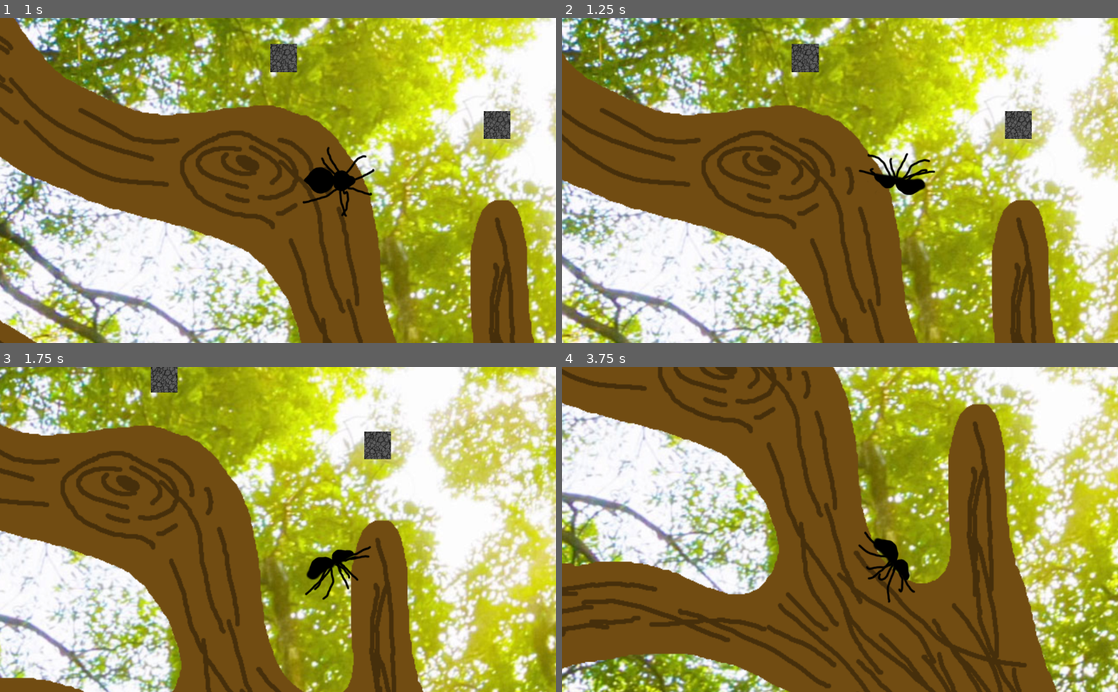
Above: before the commit, frames 1-4 (two rows, left to right).
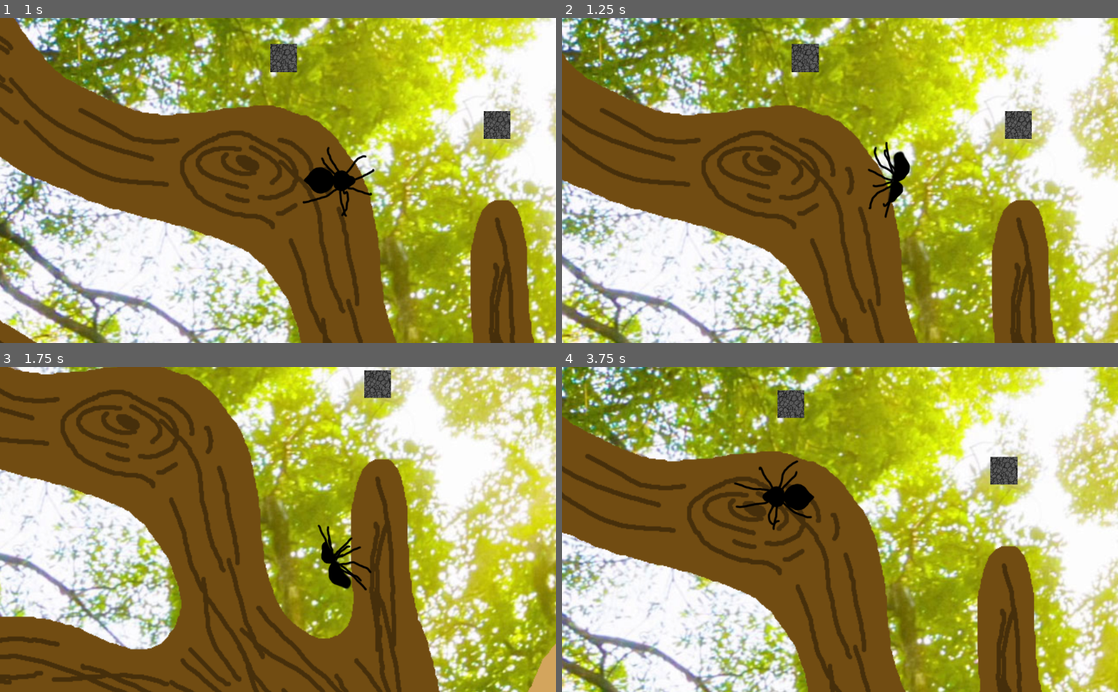
Above: after the commit, the same moments.

Repository: MarmotaGames/aracnotopia
Game: Godot game, scene res://levels/main/main.tscn
Two runs of this game, one before a commit and one after it. Both use one fixed random seed, a clock stepped at 60 frames per second and the inputs below.
Inputs (mouse positions are in pixels of both pictures, inside the frame that each line leads up to):
- Up to frame 1 (1 s): tap Enter at 0.5 s; move the mouse to (400, 164) at 0.52 s; hold Right (ui_right) from 0.53 s (still down); tap L (dropFromWeb) at 0.6 s; click (400, 164) at 0.67 s
- Up to frame 2 (1.25 s): keep holding Right (ui_right)
- Up to frame 3 (1.75 s): move the mouse to (166, 545) at 1.27 s; release Right (ui_right) at 1.28 s; hold Down (ui_down) from 1.28 s (still down); tap Ctrl (attachOrDetachFromArea) at 1.35 s; tap L (dropFromWeb) at 1.55 s
- Up to frame 4 (3.75 s): move the mouse to (895, 458) at 2.02 s; release Down (ui_down) at 2.03 s; hold Right (ui_right) 2.03-2.78 s; tap L (dropFromWeb) at 2.1, 3.05, 3.6 s; move the mouse to (812, 594) at 2.77 s; hold Up (ui_up) 2.78-3.53 s; click (812, 594) at 2.85 s; move the mouse to (1006, 578) at 3.52 s; hold Left (ui_left) from 3.53 s (still down)

Frame 1 is identical in both runs. In frame 2, 0.9% of the frame differs, in the area x 53-68%, y 38-62%; in frame 3, 71%; in frame 4, 82%, in the area x 0-100%, y 0-100%.

Commit message:
Improved calculation of linear velocity when launching from web

Diff:
--- a/GodotProject/player/Player_rigido.gd
+++ b/GodotProject/player/Player_rigido.gd
@@ -69,12 +69,15 @@
 			sinal = -1
 		else:
 			sinal = 0
-		set_angular_velocity(5*sinal)
+		set_angular_velocity(5*sinal) #determina rodopio da aranha ao cair
+
+		"""
 		if fallInit:
 			fallInit = false
 			self.rotation_degrees = 0
 			set_linear_velocity(Vector2(self.linear_velocity.x,0))
-		gravity_scale = 8
+		"""
+		gravity_scale = 16
 	if fall or spiderIsLaunchingWeb:
 		resetInput()
 
--- a/GodotProject/web/Web.gd
+++ b/GodotProject/web/Web.gd
@@ -6,7 +6,6 @@
 onready var spriteScale = $Sprite.get_scale()
 onready var topPosition = $Sprite/Position2DTop.get_global_position()
 onready var bottomPosition = $Sprite/Position2DBottom.get_global_position()
-
 var isStretching = false
 
 var stretchSpeed = 10
@@ -14,6 +13,9 @@
 var inferiorStretchLimit = 0.3
 var superiorStretchLimit = 2
 var launchLimit = 3
+var velocidadeDeLancamento = 40
+#var velocidadeDeLancamento = 25000
+var fator = 1
 
 func _physics_process(delta):
 	if spiderNode.spiderOnWeb:
@@ -29,9 +31,22 @@
 			isStretching = false
 			spiderNode.spiderOnWeb = false
 			spiderNode.fall = true
-			if spiderNode.linear_velocity.x == 0:
-				#seta a velocidade de lançamento da aranha, quando não houve input do jogador
-				spiderNode.linear_velocity = Vector2(spiderNode.angular_velocity*-3,0)
+			if spiderNode.rotation > 0:
+				fator = -1
+			else:
+				fator = 1
+
+				#ideia: mudar o que tá à direita pros valores do webNode
+			spiderNode.linear_velocity.x = abs(spiderNode.angular_velocity)*cos(spiderNode.rotation)*fator
+			spiderNode.linear_velocity.y = abs(spiderNode.angular_velocity)*sin(spiderNode.rotation)
+			spiderNode.linear_velocity*=velocidadeDeLancamento
+
+			"""
+			print(spiderNode.linear_velocity.x)
+			print(spiderNode.linear_velocity.y)
+			print("pausa")
+			"""
+
 
 			$PinJoint2D.set_node_b("")
 			stonePinJointNode.set_node_b("")
